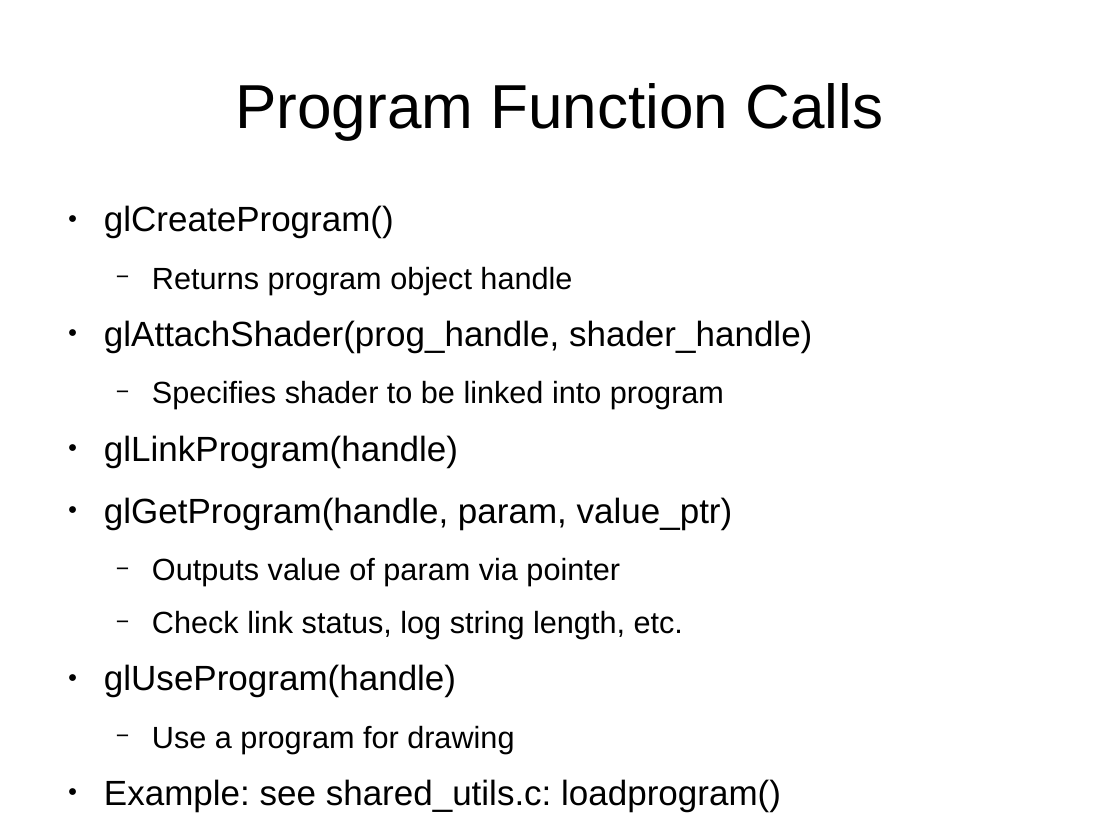
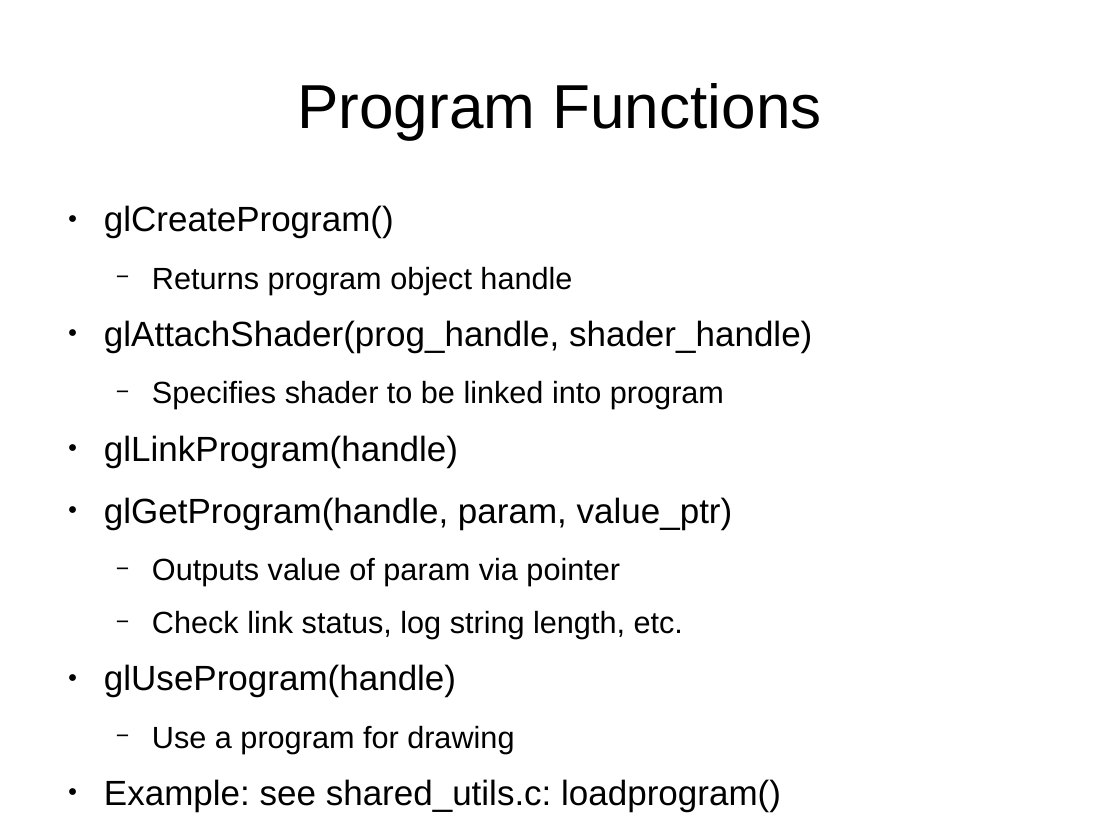
Before and after one commit to jayschwa/3d-opengl-presentation, a slide deck: slide 13 of Slides.odp (slide 14 before the commit). Drawn at 1120x840 pixels with LibreOffice and Linux fonts; fonts in the diff are those of the drawing. Boxes give left, top, right and bottom in pixels: in the first picture for what was removed or moved away, otherwise in the second. Text is boxed around its words. In the diff, an @@ line names an element or a change of style, - is before the commit and + after.

```diff
--- a/Slides.odp
+++ b/Slides.odp
@@ title at [297, 83, 822, 139]: text changed @@
-Program Function Calls
+Program Functions
```
Also in this commit, not shown: 5 other slides changed, 7 slides added, 2 slides removed.
